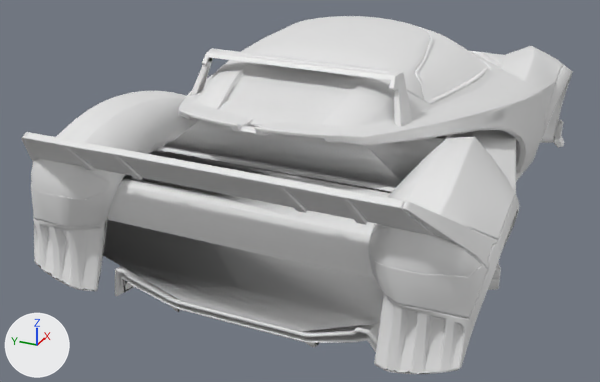
Before and after pictures for a commit that changed the glTF model assets/vehicles/Insidio.glb.
The view is the same before and after, from a camera (50 mm lens) standing at (-148.1, -55.3, 68.5) and looking at (-2.1, 10.4, -4.5). The axes (+X, +Y, +Z) are drawn at lower left. The lights are the same throughout. The first picture is the older version. Vertices at exactly the same position are counted once.

The older version as bpy lines, for what is in view:
```python
me_body_shell = bpy.data.meshes.new('body-shell')
me_body_shell.from_pydata(...)  # 12778 vertices, 24232 faces; spans x -59.9..79.9, y -39.3..39.3, z -10.7..31.2
# faces by material slot: [18210, 304, 2034, 3119, 23, 250, 292]
me_body_shell.materials.append(mat_body)  # white #e7e7e7
me_body_shell.materials.append(mat_window)  # white #ffffff
me_body_shell.materials.append(mat_border)  # white #ffffff
me_body_shell.materials.append(mat_bottom)  # white #ffffff
me_body_shell.materials.append(mat_metal)  # white #e7e7e7
me_body_shell.materials.append(mat_frontbulb)  # white #e7e7e7
me_body_shell.materials.append(mat_backbulb)  # white #e7e7e7
ob_body_shell = bpy.data.objects.new('body-shell', me_body_shell)
ob_body_shell.location = (0.0, 0.0, 0.0)
```
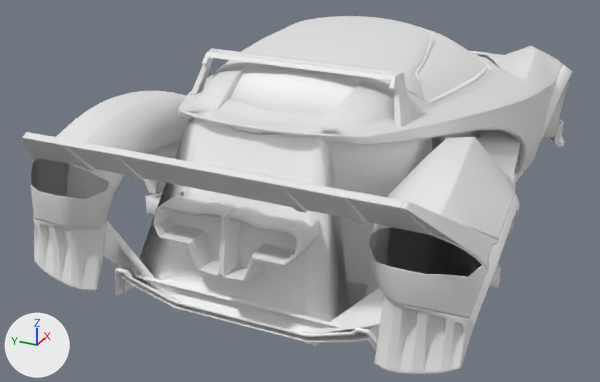
What changed in the scene script:
```text
Change me_body_shell:
    used by ob_body_shell; location = (0.0, 0.0, 0.0)
    remove me_body_shell.from_pydata(...)  # 12778 vertices, 24232 faces; spans x -59.9..79.9, y -39.3..39.3, z -10.7..31.2
    add me_body_shell.from_pydata(...)  # 11376 vertices, 21168 faces; spans x -59.9..79.9, y -39.3..39.3, z -10.7..31.2
    me_body_shell part 1: a new loose piece of 419 vertices spanning x -54.1..-43.5, y -12.2..0.0, z 1.8..14.5, in mat_metal (white #e7e7e7)
    me_body_shell part 2: a new loose piece of 419 vertices spanning x -54.1..-43.5, y 0.0..12.2, z 1.8..14.5, in mat_metal (white #e7e7e7)
    me_body_shell part 3: 6 loose pieces with 447 vertices, spanning x -24.7..51.5, y -32.4..32.4, z -4.1..21.7, are deleted
    me_body_shell part 4: 9 vertices moved within x 10.4..74.5, y -19.9..30.4, z -3.4..29.7; 1736 vertices removed from x -26.4..74.0, y -37.7..37.7, z -10.2..17.3; 38 vertices added at x -21.6..68.2, y -21.7..30.6, z -9.1..17.7
    me_body_shell part 5: 225 vertices removed from x -54.2..-39.1, y -10.9..32.1, z -6.8..25.9; 20 vertices added at x -50.9..-48.5, y -11.5..11.5, z 4.7..13.7
    me_body_shell part 6: 3624 faces spanning x -51.9..79.5, y -39.3..39.3, z -10.5..29.8 switch from mat_body (white #e7e7e7) to mat_border (white #ffffff)
    me_body_shell part 7: 117 faces spanning x -54.2..-21.2, y -37.0..36.2, z -2.2..15.7 switch from mat_body (white #e7e7e7) to mat_bottom (white #ffffff)
    other edits to the shape of me_body_shell do not show in these pictures
```

Where the change shows, as pixel boxes [x1, y1, x2, y2] in the pictures (600 x 382 px):
part 1 of me_body_shell, added
    after: [221, 206, 319, 282]
part 2 of me_body_shell, added
    after: [153, 192, 238, 277]
part 3 of me_body_shell, deleted (mostly hidden)
    before: [516, 139, 520, 166]
part 4 of me_body_shell, cut back (mostly hidden)
    before: [170, 130, 562, 290]
    after: [147, 126, 501, 288]
part 5 of me_body_shell, built on
    before: [34, 118, 304, 332]
    after: [170, 209, 296, 268]
part 6 of me_body_shell, recoloured
    both: [115, 65, 573, 348]
part 7 of me_body_shell, recoloured
    after: [107, 178, 158, 220]
